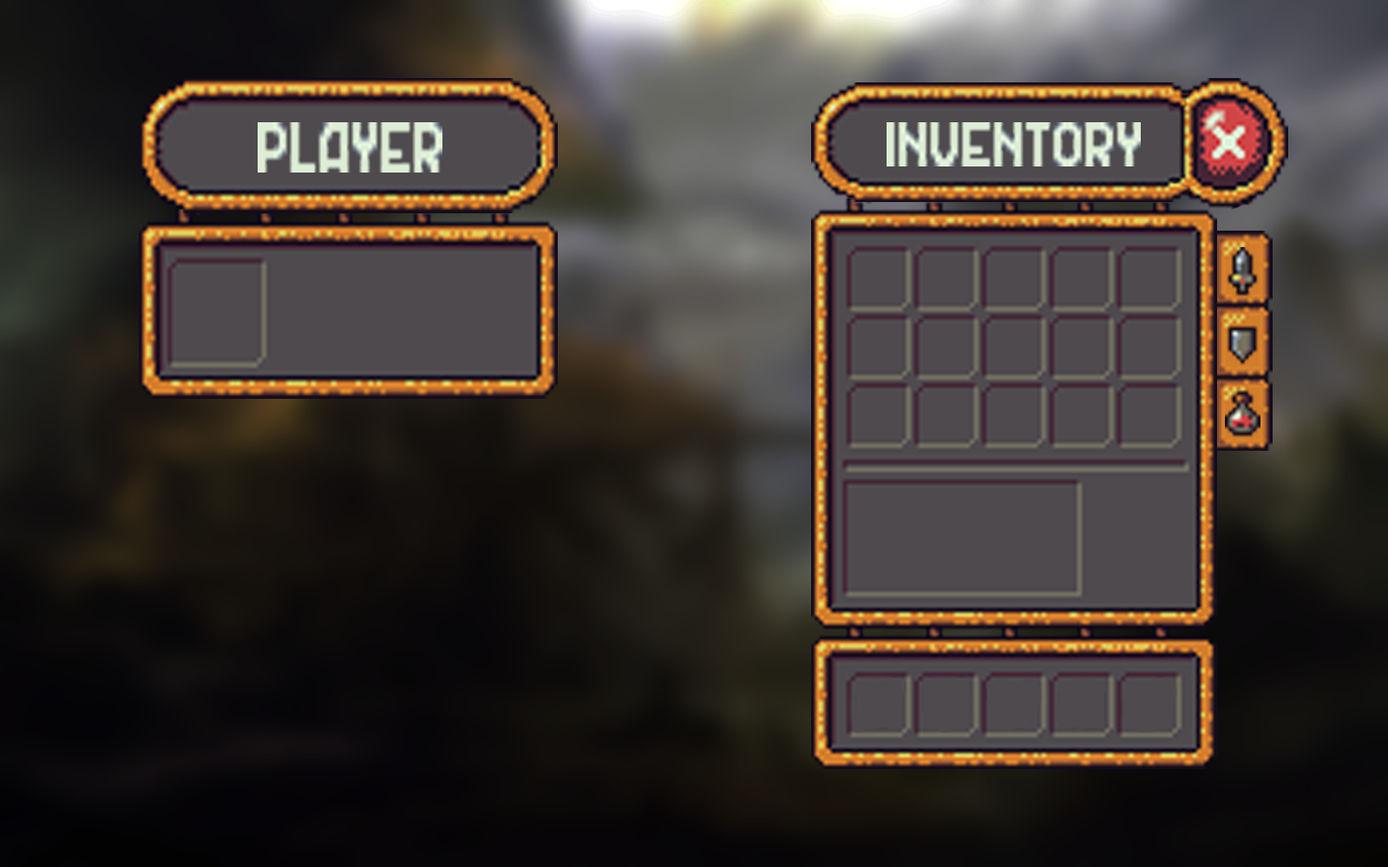
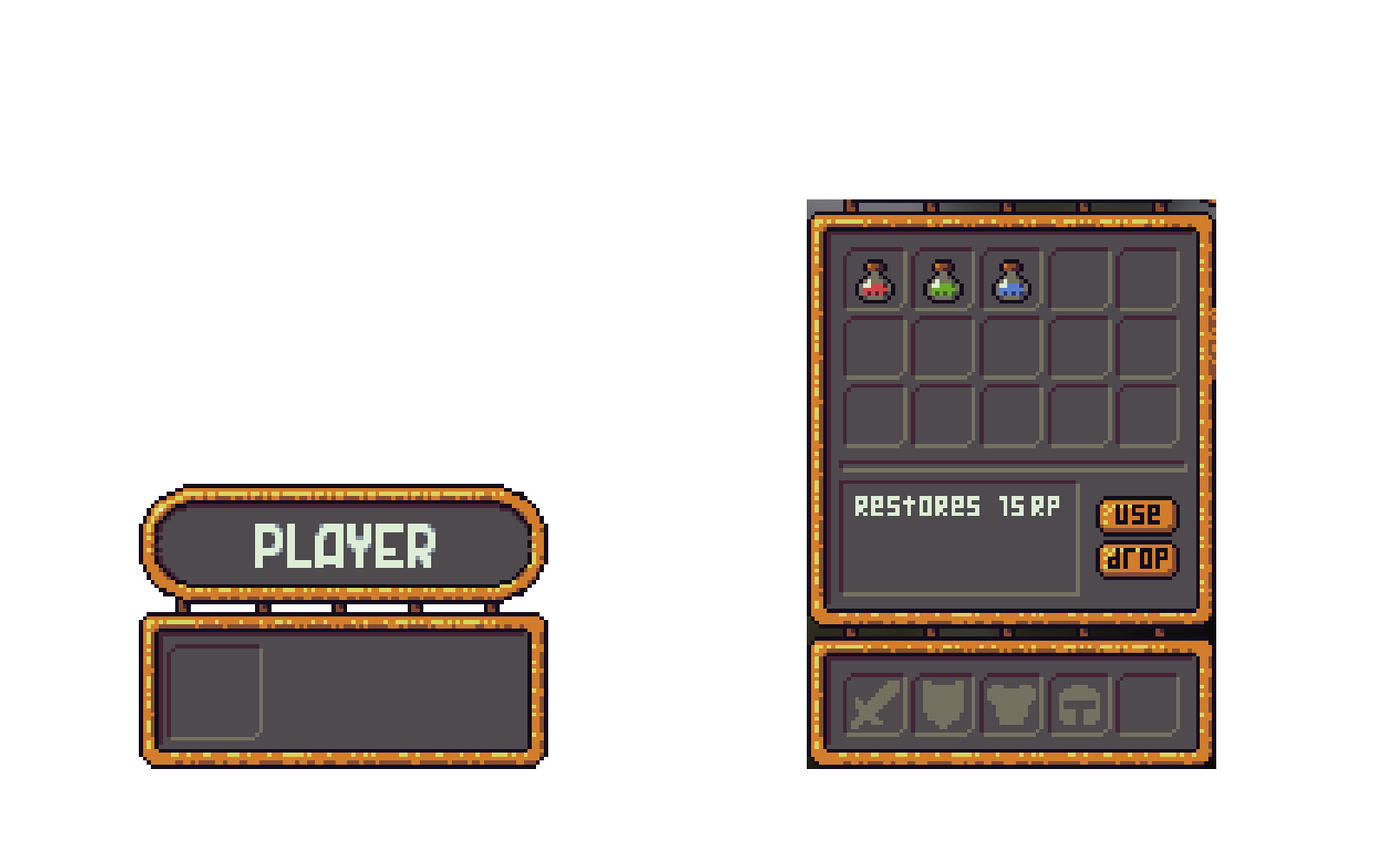
The second 1388x867 image is a revision of the first. Changes to its layers:
added group "Player" (1st of 2) with 7 layers above "工作區域 1" over (x1=138, y1=479, x2=621, y2=770)
added group "Title" (1st of 4, in "Player") with 3 layers in group "Player" over (x1=138, y1=479, x2=621, y2=750)
added layer "Base" (1st of 8, in "Player" › "Title") in group "Title" over (x1=138, y1=483, x2=549, y2=605)
added group "Frame" (1st of 4, in "Player") with 2 layers in group "Player" over (x1=138, y1=600, x2=549, y2=770)
added layer "Base" (2nd of 8, in "Player" › "Frame") in group "Frame" over (x1=138, y1=600, x2=549, y2=770)
added group "工作區域 1" with 16 layers above "Player" over (x1=0, y1=0, x2=1388, y2=867)
added group "Inventory" (1st of 2, in "工作區域 1") with 13 layers in group "工作區域 1" over (x1=806, y1=78, x2=1288, y2=609)
added group "Title" (2nd of 4, in "工作區域 1" › "Inventory") with 3 layers in group "Inventory" over (x1=806, y1=78, x2=1288, y2=609)
added layer "Quit" (2nd of 4, in "工作區域 1" › "Inventory" › "Title") in group "Title" over (x1=1167, y1=78, x2=1288, y2=609)
added layer "Base" (3rd of 8, in "工作區域 1" › "Inventory" › "Title") in group "Title" over (x1=806, y1=83, x2=1216, y2=203)
added group "Tabs" (1st of 2, in "工作區域 1" › "Inventory") with 3 layers in group "Inventory" over (x1=1208, y1=231, x2=1281, y2=452)
added layer "Inactives" (1st of 2, in "工作區域 1" › "Inventory" › "Tabs") in group "Tabs" over (x1=1215, y1=231, x2=1273, y2=452)
added group "Frame" (2nd of 4, in "工作區域 1" › "Inventory") with 4 layers in group "Inventory" over (x1=855, y1=251, x2=1180, y2=581)
added layer "Base" (4th of 8, in "工作區域 1") in group "工作區域 1" over (x1=806, y1=199, x2=1216, y2=770)
moved "圖層 0" into group "工作區域 1" over (x1=0, y1=0, x2=1388, y2=867)
hid group "Player" (2nd of 2) (7 layers) over (x1=138, y1=72, x2=632, y2=399)
hid group "Inventory" (2nd of 2) (14 layers) over (x1=810, y1=78, x2=1288, y2=770)
…and 7 more changes (7 added)
